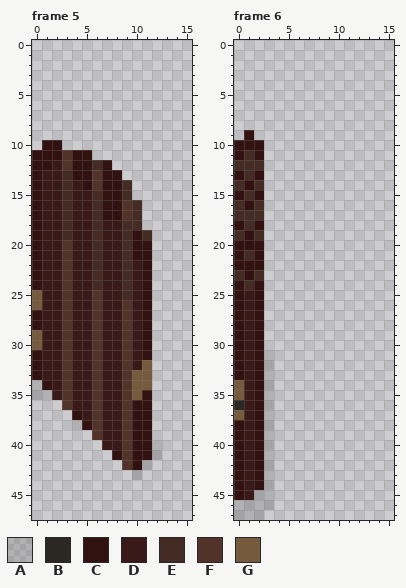
Edited in one commit: pixel-art file (assets/sprites/doors/doorWood.aseprite). Above, as it was before the edit.
16x48 pixels, 6 frames. Shown: frame 5, frame 6. The commit also changed other frames, which this record leaves out.
Palette (. is transparent): A #00000023  B #2b2723  C #311210  D #3a1a18  E #442b23  F #513329  G #765a3e
Pixels before, frame 5, first column x 0:
10 .CC..........
11 CCCFCC.......
12 CCDFCCEC.....
13 CDDECCFCC....
14 CDDEDCFCCE...
15 CDDEDDECCE...
16 CDDEDDECCFE..
17 CDDEDDECCFE..
18 CDDEDDEDDEE..
19 CDDEDDEDDECE.
20 CDDFDDEDDECC.
21 CDDFDDEDDECC.
22 CDDFDDEDDEDC.
23 CDDFDDEDDEDC.
24 CDDFDDEDDEDC.
25 GDDFDDFDDEDC.
26 GDDFDDFDDFDC.
27 CDDFDDFDDFDC.
28 CDDFDDFDDFDC.
29 GDDFDDFDDFDC.
30 GDDFDDFDDFDC.
31 CDDFDDFDDFDC.
32 CDDFDDFDDFDG.
33 CDDFDDFDDFGG.
34 ACDFDDFDDFGG.
35 AADFDDFDDFGC.
36 ...FDDFDDFCC.
37 ....CDFDDFCC.
38 ....ACFDDFCC.
39 ......FDDFCC.
40 .......DDFCCA
41 ........CFCCA
42 .........FCA.
43 ..........A..
Pixels before, frame 6, first column x 0:
 9 .C..
10 CCC.
11 CEC.
12 EEE.
13 CEC.
14 ECE.
15 CEC.
16 ECE.
17 EEE.
18 CEC.
19 ECE.
20 CCC.
21 CEC.
22 CCC.
23 ECE.
24 CEC.
25 CDC.
26 CDC.
27 CDC.
28 CDC.
29 CDC.
30 CDC.
31 CDCA
32 CDCA
33 CDCA
34 GDCA
35 GDCA
36 BDCA
37 GDCA
38 CDCA
39 CDCA
40 CDCA
41 CDCA
42 CDCA
43 CDCA
44 CDCA
45 CDAA
46 AAAA
47 AAA.
After the commit:
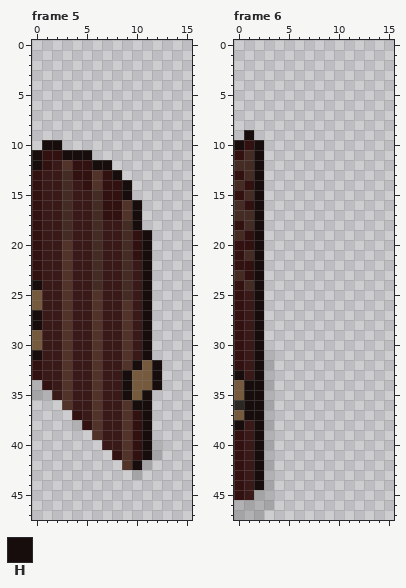
Colours new in this view: H #160d0c
Difference:
Frame 5:
The edit adds colour H in rows 32 to 34 at x 12.
Colour C gives way to colour H in row 10 at x 1 to 2; in row 11 at x 0 and 4 to 5; in row 12 at x 0 and 7; in row 13 at x 8; in rows 20 to 23 at x 11; in row 24 at x 0 and 11.
Colour C gives way to colour H in rows 25 to 26 at x 11; in rows 27 to 28 at x 0 and 11; in rows 29 to 30 at x 11; in row 31 at x 0 and 11; in row 35 at x 11; in row 36 at x 10 to 11.
Colour C gives way to colour H in rows 37 to 41 at x 11; in row 42 at x 10.
Colour D gives way to colour H in row 32 at x 10.
Colour E gives way to colour H in row 12 at x 6; in rows 14 to 15 at x 9; in rows 16 to 18 at x 10; in row 19 at x 11.
Colour F gives way to colour H in row 11 at x 3; in rows 33 to 35 at x 9.
Frame 6:
Colour C gives way to colour H in row 9 at x 1; in row 10 at x 0 and 2; in row 11 at x 2; in row 13 at x 2; in row 15 at x 2; in row 18 at x 2.
Colour C gives way to colour H in rows 20 to 22 at x 2; in rows 24 to 32 at x 2; in row 33 at x 0 and 2; in rows 34 to 37 at x 2; in row 38 at x 0 and 2; in rows 39 to 44 at x 2.
Colour D gives way to colour H in rows 34 to 37 at x 1.
Colour E gives way to colour H in row 12 at x 2; in row 14 at x 2; in rows 16 to 17 at x 2; in row 19 at x 2; in row 23 at x 2.
Changed places in both pictures, as pixel boxes (x1, y1, x2, y2):
changed: (32, 140, 162, 470)
changed: (234, 130, 264, 490)
